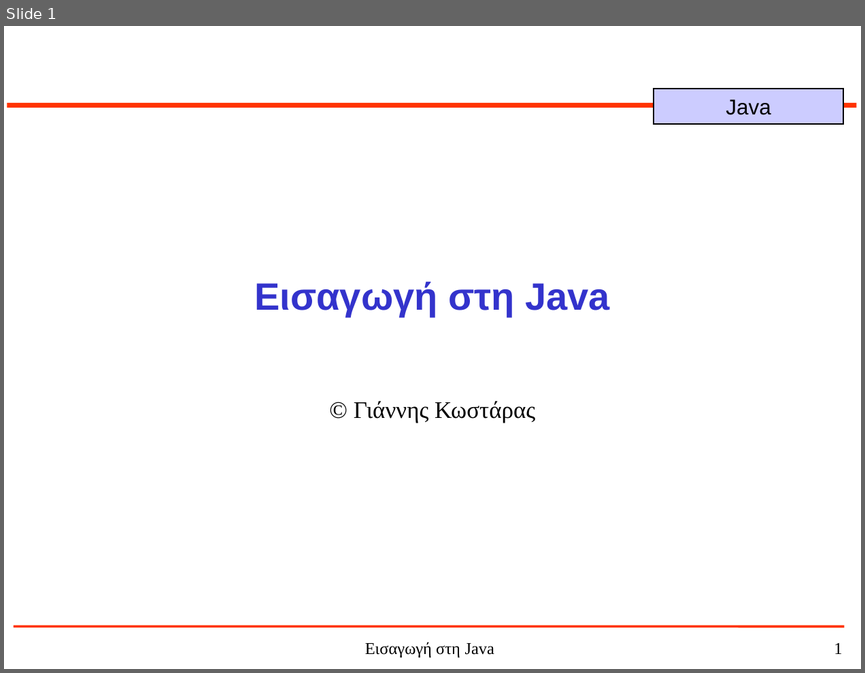
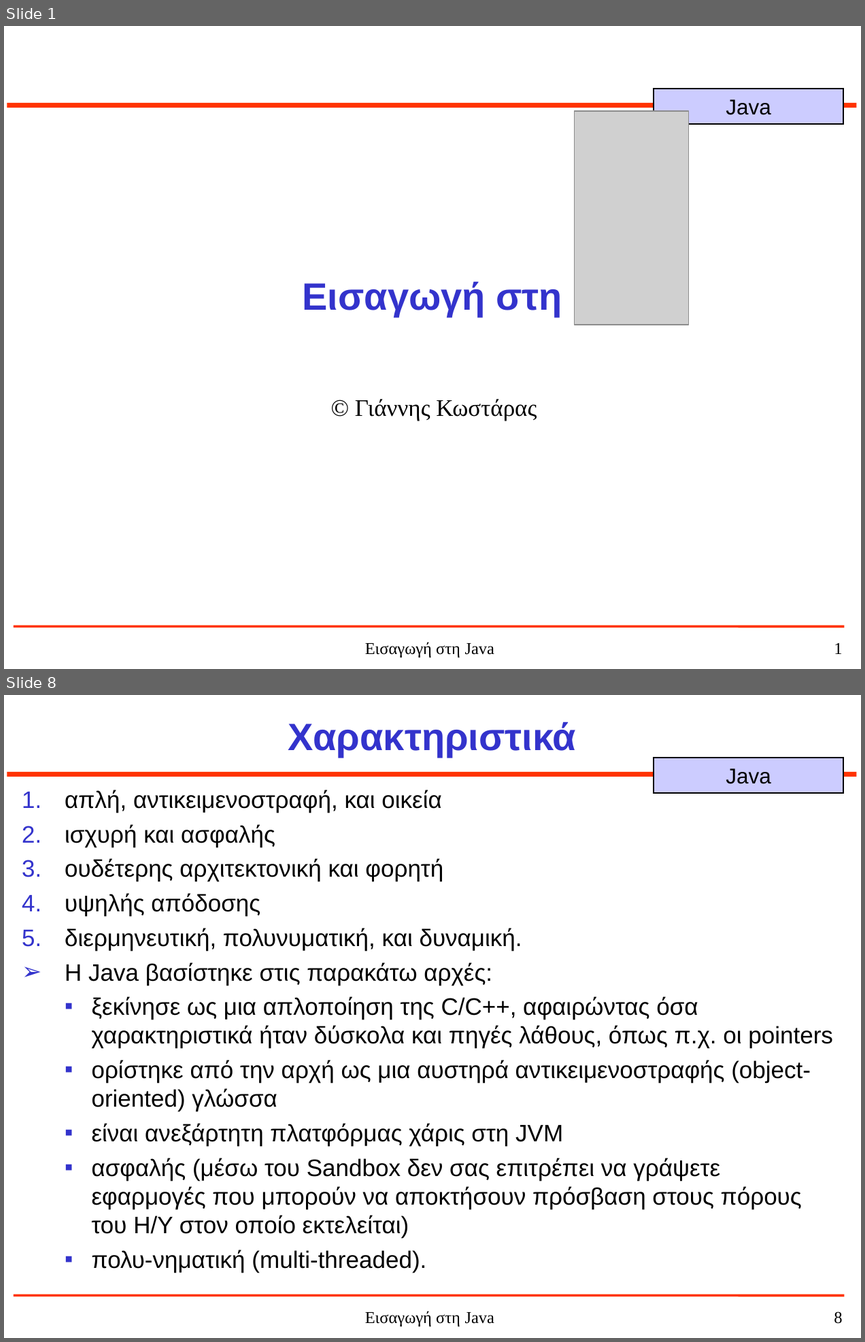
Before and after one commit to jkost/jkost.github.io, a slide deck: Java/slides/1-JavaHistory.ppt. Shown one above the other, each under a label of ours: slide 1 before the commit, slides 1 and 8 after it; the slides between them are not shown. The pictures are 865x673 and 865x1342 pixels, drawn with LibreOffice and Linux fonts; fonts in the diff are those of the drawing; grey boxes stand for pictures. Boxes give left, top, right and bottom in pixels: in the first picture for what was removed or moved away, otherwise in the second. Text is boxed around its words. In the diff, an @@ line names an element or a change of style, - is before the commit and + after.

```diff
--- a/Java/slides/1-JavaHistory.ppt
+++ b/Java/slides/1-JavaHistory.ppt
@@ slide 8 added at bbox=[4, 695, 861, 1338], background #FFFFFF; not listed: 5 template elements that a slide beside it also shows @@
@@ title added at bbox=[288, 722, 576, 758], 32 pt, text #3333CC, bold @@
+Χαρακτηριστικά
@@ text added at bbox=[65, 790, 833, 1272], 20 pt, text #000000 @@
+1. απλή, αντικειμενοστραφή, και οικεία
+2. ισχυρή και ασφαλής
+3. ουδέτερης αρχιτεκτονική και φορητή
+4. υψηλής απόδοσης
+5. διερμηνευτική, πολυνυματική, και δυναμική.
+➢ Η Java βασίστηκε στις παρακάτω αρχές:
+  ▪ ξεκίνησε ως μια απλοποίηση της C/C++, αφαιρώντας όσα χαρακτηριστικά ήταν δύσκολα και πηγές λάθους, όπως π.χ. οι pointers
+  ▪ ορίστηκε από την αρχή ως μια αυστηρά αντικειμενοστραφής (object-oriented) γλώσσα
+  ▪ είναι ανεξάρτητη πλατφόρμας χάρις στη JVM
+  ▪ ασφαλής (μέσω του Sandbox δεν σας επιτρέπει να γράψετε εφαρμογές που μπορούν να αποκτήσουν πρόσβαση στους πόρους του Η/Υ στον οποίο εκτελείται)
+  ▪ πολυ-νηματική (multi-threaded).
@@ slide 1 changed as well @@
@@ picture added at bbox=[574, 111, 689, 324] @@
@@ title at bbox=[302, 281, 562, 317]: text changed @@
-Εισαγωγή στη Java
+Εισαγωγή στη
@@ subtitle "© Γιάννης Κωστάρας": place and size @@
-subtitle "© Γιάννης Κωστάρας" at bbox=[354, 401, 535, 423]
+subtitle "© Γιάννης Κωστάρας" at bbox=[355, 399, 536, 420]
```
Also in this commit, not shown: 7 other slides added, 37 slides removed, 2 other files.
